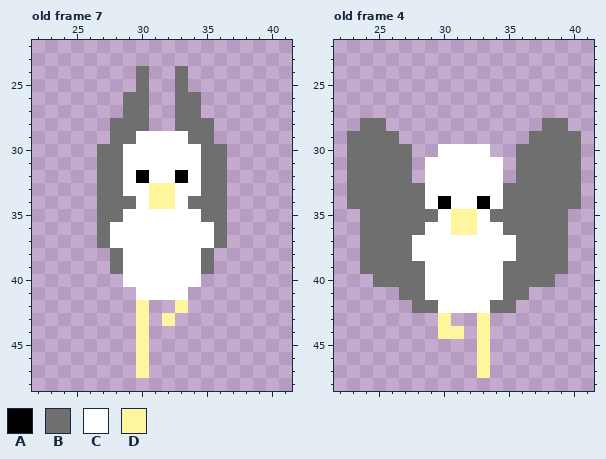
Two states of a pixel-art file, Assets/Art/Characters/Enemy/Seagull/Special/Ase_Seagull_Special_Down.aseprite. Above is the file before it was changed.
64x64 pixels, 8 frames. Shown: old frame 7: x 22..41, y 22..48; old frame 4: x 22..41, y 22..48. The commit also changed other frames, which this record leaves out.
Visible layers, top first: "Face", "Body", "Wing".
Palette (. is transparent): A #000000  B #6f6f6f  C #ffffff  D #fff59d
Pixels before, old frame 7, first column x 27:
24 ...B..B...
25 ...B..B...
26 ..BB..BB..
27 ..BB..BB..
28 .BBB..BBB.
29 .BBCCCCBB.
30 BBCCCCCCBB
31 BBCCCCCCBB
32 BBCACCACBB
33 BBCCDDCCBB
34 BBBCDDCBBB
35 BBCCCCCCBB
36 BCCCCCCCCB
37 BCCCCCCCCB
38 .BCCCCCCB.
39 .BCCCCCCB.
40 ..CCCCCC..
41 ...CCCC...
42 ...D..D...
43 ...D.D....
44 ...D......
45 ...D......
46 ...D......
47 ...D......
Pixels before, old frame 4, first column x 23:
28 .BB............BB.
29 BBBB..........BBBB
30 BBBBB..CCCC..BBBBB
31 BBBBB.CCCCCC.BBBBB
32 BBBBB.CCCCCC.BBBBB
33 BBBBBBCCCCCCBBBBBB
34 BBBBBBCACCACBBBBBB
35 .BBBBBBCDDCBBBBBB.
36 .BBBBBCCDDCCBBBBB.
37 .BBBBCCCCCCCCBBBB.
38 .BBBBCCCCCCCCBBBB.
39 .BBBBBCCCCCCBBBBB.
40 ..BBBBCCCCCCBBBB..
41 ....BBCCCCCCBB....
42 .....BBCCCCBB.....
43 .......D..D.......
44 .......DD.D.......
45 ..........D.......
46 ..........D.......
47 ..........D.......
Once edited:
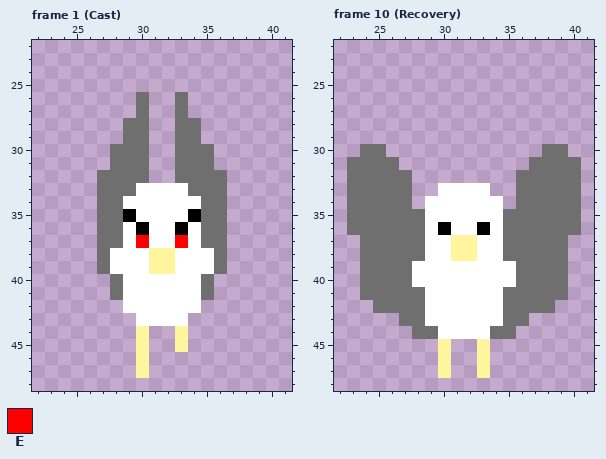
Colours new in this view: E #ff0000
A new or re-ordered frame is compared with the old frame closest to it.
Message: Added all Seagull Animations
The edit:
frames 8 -> 12
Frame 1 (Cast) is new; against old frame 7, layers "Face", "Body", "Wing":
Colour C gives way to colour A in row 35 at x 29 and 34; in row 36 at x 30 and 33.
The edit adds colour B in rows 38 to 39 at x 27 and 36; in rows 40 to 41 at x 28 and 35.
Colour A gives way to colour B in row 32 at x 30 and 33.
Colour C gives way to colour B in row 29 at x 30 and 33; in rows 30 to 31 at x 29 to 30 and 33 to 34; in rows 32 to 33 at x 29 and 34; in rows 36 to 37 at x 28 and 35.
The edit adds colour C in row 41 at x 29 and 34; in row 42 at x 29, 31 to 32 and 34; in row 43 at x 31 and 33.
Colour B gives way to colour C in row 34 at x 29 and 34; in rows 38 to 39 at x 28 and 35.
Colour D gives way to colour C in rows 33 to 34 at x 31 to 32; in row 42 at x 30 and 33; in row 43 at x 30 and 32.
The edit adds colour D in rows 44 to 45 at x 33.
Colour C gives way to colour D in rows 38 to 39 at x 31 to 32.
Colour C gives way to colour E in row 37 at x 30 and 33.
Colour B is removed in rows 24 to 25 at x 30 and 33; in rows 26 to 27 at x 29 and 34; in rows 28 to 29 at x 28 and 35; in rows 30 to 31 at x 27 and 36.
Colour C is removed in rows 29 to 32 at x 31 to 32.
Frame 10 (Recovery) is new; against old frame 4, layers "Face", "Body", "Wing":
Colour C gives way to colour A in row 36 at x 30 and 33.
The edit adds colour B in rows 35 to 36 at x 23 and 40; in row 40 at x 24 and 39; in row 41 at x 24 to 26 and 37 to 39; in row 42 at x 25 to 27 and 36 to 38; in row 43 at x 27 to 28 and 35 to 36; in row 44 at x 28 to 29 and 34 to 35.
Colour C gives way to colour B in rows 37 to 38 at x 28 and 35.
The edit adds colour C in row 43 at x 29, 31 to 32 and 34; in row 44 at x 32.
Colour A gives way to colour C in row 34 at x 30 and 33.
Colour B gives way to colour C in row 35 at x 29 and 34; in rows 39 to 40 at x 28 and 35; in row 42 at x 29 and 34.
Colour D gives way to colour C in rows 35 to 36 at x 31 to 32; in row 43 at x 30 and 33; in row 44 at x 30 to 31 and 33.
The edit adds colour D in rows 45 to 47 at x 30.
Colour C gives way to colour D in rows 37 to 38 at x 31 to 32.
Colour B is removed in row 28 at x 24 to 25 and 38 to 39; in row 29 at x 23 to 26 and 37 to 40; in row 30 at x 23, 26 to 27, 36 to 37 and 40; in row 31 at x 27 and 36; in rows 33 to 34 at x 28 and 35.
Colour C is removed in row 30 at x 30 to 33; in rows 31 to 32 at x 29 to 34; in row 33 at x 29 and 34.
